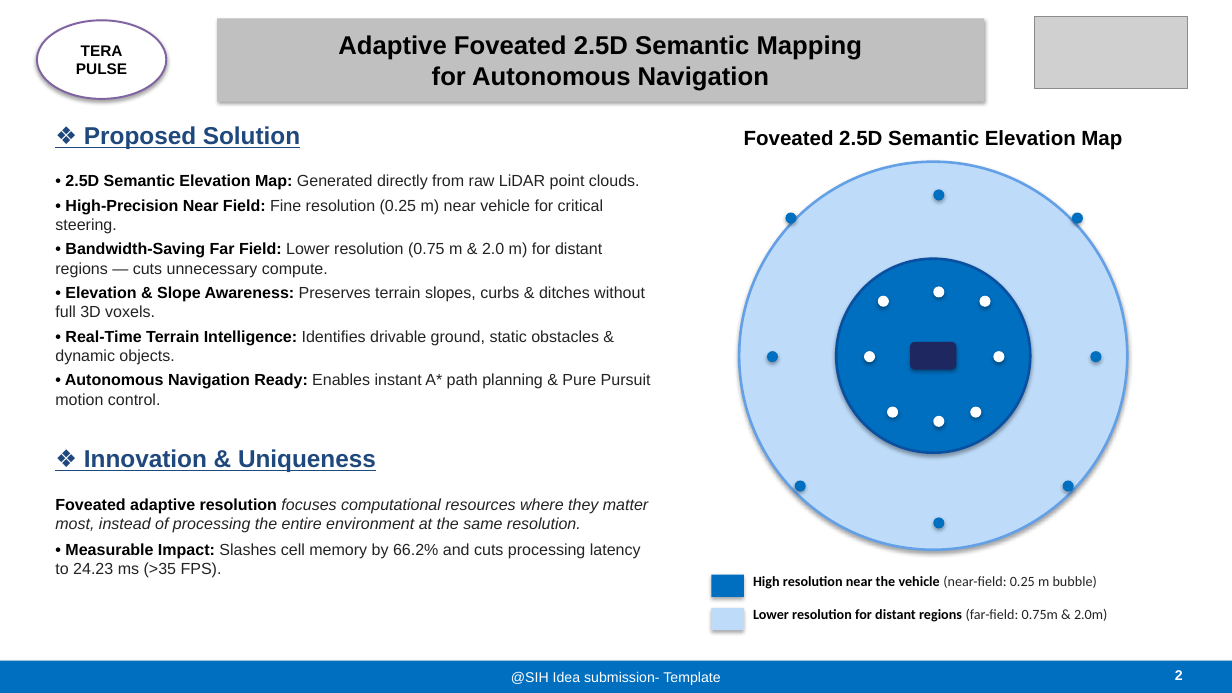
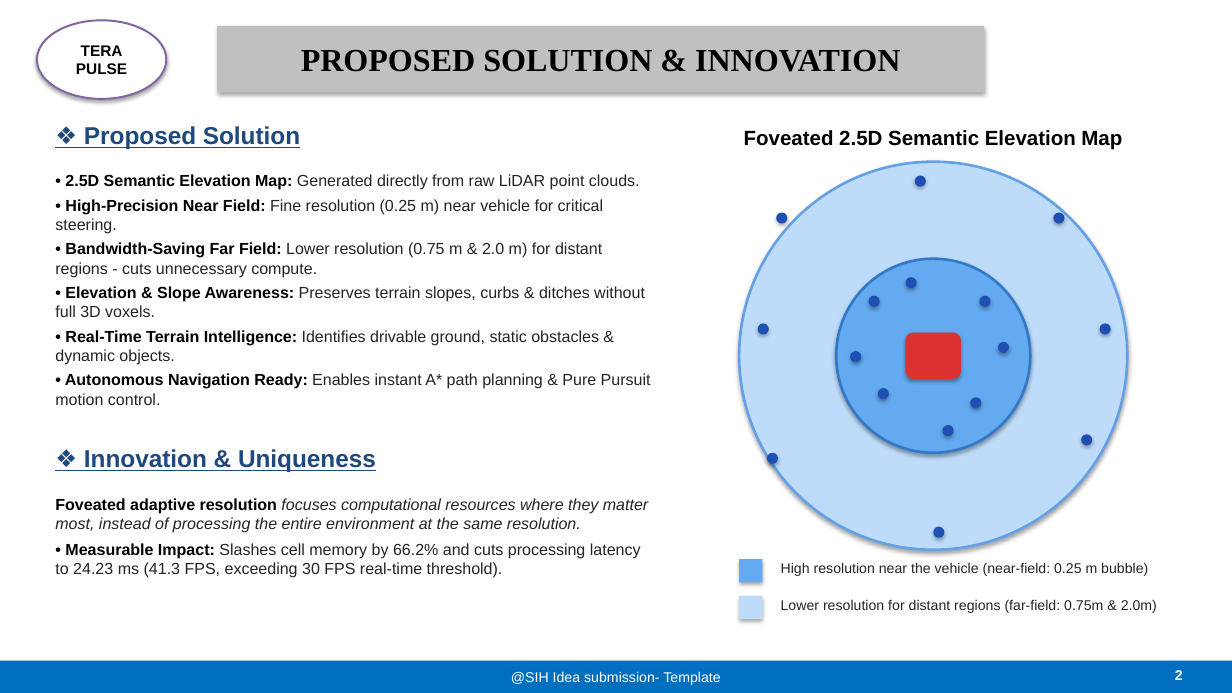
Before and after one commit to AbhayVerma628/SIH26053_Lidar, a slide deck: slide 2 of docs/SIH26053_TeraPulse_Official_Presentation.pptx. Drawn at 1232x693 pixels with LibreOffice and Linux fonts; fonts in the diff are those of the drawing; grey boxes stand for pictures. Boxes give left, top, right and bottom in pixels: in the first picture for what was removed or moved away, otherwise in the second. Text is boxed around its words. In the diff, an @@ line names an element or a change of style, - is before the commit and + after.

```diff
--- a/docs/SIH26053_TeraPulse_Official_Presentation.pptx
+++ b/docs/SIH26053_TeraPulse_Official_Presentation.pptx
@@ rectangle removed at [217,18,984,102] @@
-Adaptive Foveated 2.5D Semantic Mapping
-for Autonomous Navigation
@@ rectangle added at [217,26,984,92], fill #BFC0BF, 25 pt, text #000000, bold @@
+PROPOSED SOLUTION & INNOVATION
@@ picture removed at [1035,17,1188,89] @@
@@ ellipse: place and size @@
-ellipse at [933,189,945,201]
+ellipse at [915,176,926,187]
@@ ellipse: place and size @@
-ellipse at [786,213,797,224]
+ellipse at [776,213,787,224]
@@ ellipse: place and size @@
-ellipse at [1072,213,1083,224]
+ellipse at [1054,213,1065,224]
@@ text at [55,242,602,278]: text changed @@
-• Bandwidth-Saving Far Field: Lower resolution (0.75 m & 2.0 m) for distant regions — cuts unnecessary compute.
+• Bandwidth-Saving Far Field: Lower resolution (0.75 m & 2.0 m) for distant regions - cuts unnecessary compute.
@@ ellipse at [836,259,1031,453]: fill #006FC0 to #64AAF0; outline #0A50A0 2 pt to #3278C8 2 pt @@
@@ ellipse: place and size @@
-ellipse at [878,296,889,307]
+ellipse at [869,296,880,307]
@@ fill #FFFFFF to #1E50B4 in 8 elements at [980,296,991,307], [869,296,880,307], [850,351,861,362], [970,397,982,409], [998,342,1009,353], [943,425,954,436], [878,388,889,399], [906,277,917,288] @@
@@ ellipse: place and size @@
-ellipse at [933,287,945,298]
+ellipse at [906,277,917,288]
@@ ellipse: place and size @@
-ellipse at [767,351,778,362]
+ellipse at [758,323,769,335]
@@ ellipse: place and size @@
-ellipse at [1091,351,1102,362]
+ellipse at [1100,323,1111,335]
@@ ellipse: place and size @@
-ellipse at [864,351,875,362]
+ellipse at [850,351,861,362]
@@ rounded rectangle: place and size @@
-rounded rectangle at [910,342,957,370]
+rounded rectangle at [906,333,961,379]
@@ rounded rectangle at [906,333,961,379]: fill #1E2760 to #DC3232 @@
@@ ellipse: place and size @@
-ellipse at [994,351,1005,362]
+ellipse at [998,342,1009,353]
@@ ellipse: place and size @@
-ellipse at [887,407,898,418]
+ellipse at [878,388,889,399]
@@ ellipse: place and size @@
-ellipse at [970,407,982,418]
+ellipse at [970,397,982,409]
@@ ellipse: place and size @@
-ellipse at [933,416,945,427]
+ellipse at [943,425,954,436]
@@ fill #006FC0 to #1E50B4 in 8 elements at [776,213,787,224], [933,527,945,538], [1054,213,1065,224], [915,176,926,187], [758,323,769,335], [1100,323,1111,335], [767,453,778,464], [1081,434,1092,445] @@
@@ ellipse: place and size @@
-ellipse at [1063,481,1074,492]
+ellipse at [1081,434,1092,445]
@@ ellipse: place and size @@
-ellipse at [795,481,806,492]
+ellipse at [767,453,778,464]
@@ ellipse: place and size @@
-ellipse at [933,518,945,529]
+ellipse at [933,527,945,538]
@@ text at [55,543,641,578]: text changed @@
-• Measurable Impact: Slashes cell memory by 66.2% and cuts processing latency to 24.23 ms (>35 FPS).
+• Measurable Impact: Slashes cell memory by 66.2% and cuts processing latency to 24.23 ms (41.3 FPS, exceeding 30 FPS real-time threshold).
@@ rectangle: place and size @@
-rectangle at [712,575,744,597]
+rectangle at [739,559,762,582]
@@ rectangle at [739,559,762,582]: fill #006FC0 to #64AAF0 @@
@@ text "High resolution near the vehicle ...": place and size @@
-text "High resolution near the vehicle ..." at [753,576,1097,589]
+text "High resolution near the vehicle ..." at [781,562,1148,576]
@@ text "High resolution near the vehicle ..." at [781,562,1148,576]: font Calibri to Arial; text colour #000000 to #232323, bold off in "High resolution near the vehicle" @@
@@ rectangle: place and size @@
-rectangle at [712,608,744,630]
+rectangle at [739,596,762,619]
@@ text "Lower resolution for distant regions ...": place and size @@
-text "Lower resolution for distant regions ..." at [753,609,1107,622]
+text "Lower resolution for distant regions ..." at [781,599,1157,613]
@@ text "Lower resolution for distant regions ..." at [781,599,1157,613]: font Calibri to Arial; text colour #000000 to #232323, bold off in "Lower resolution for distant regions" @@
```
Also in this commit, not shown: 5 other slides changed, 4 other files.
